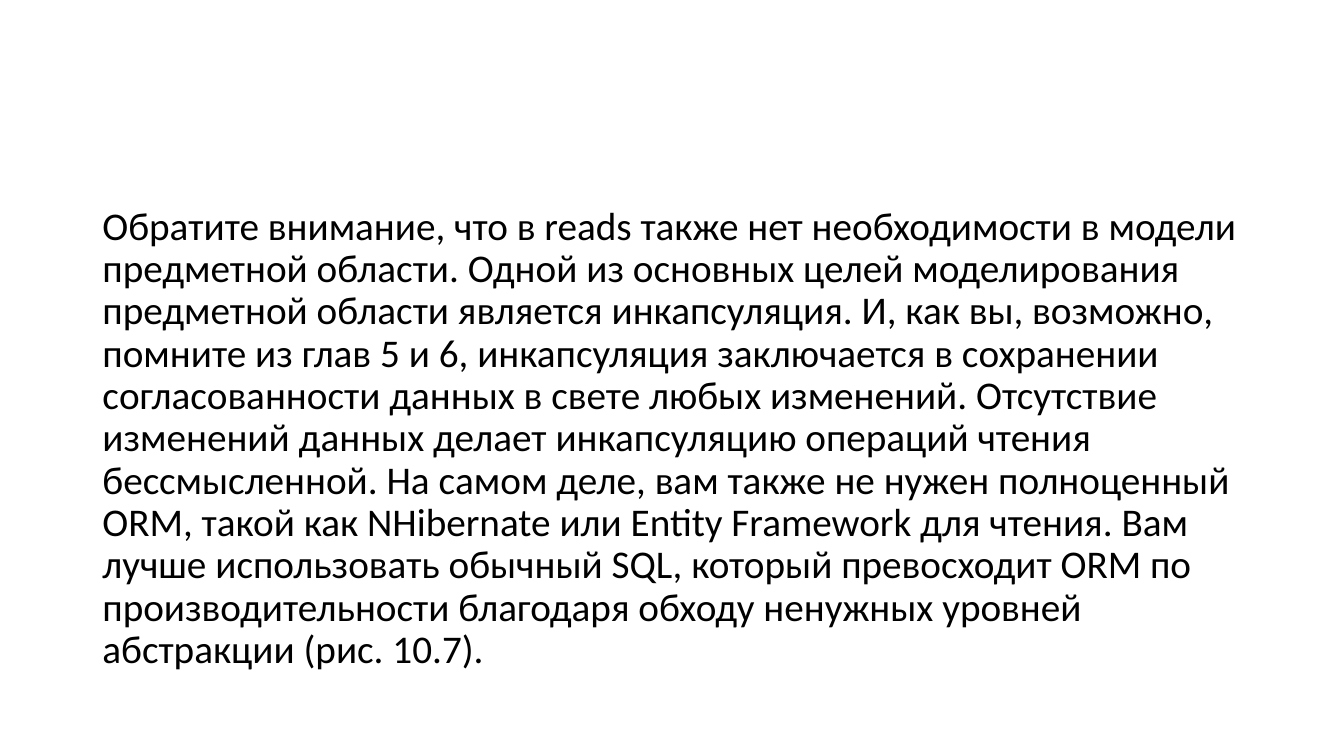
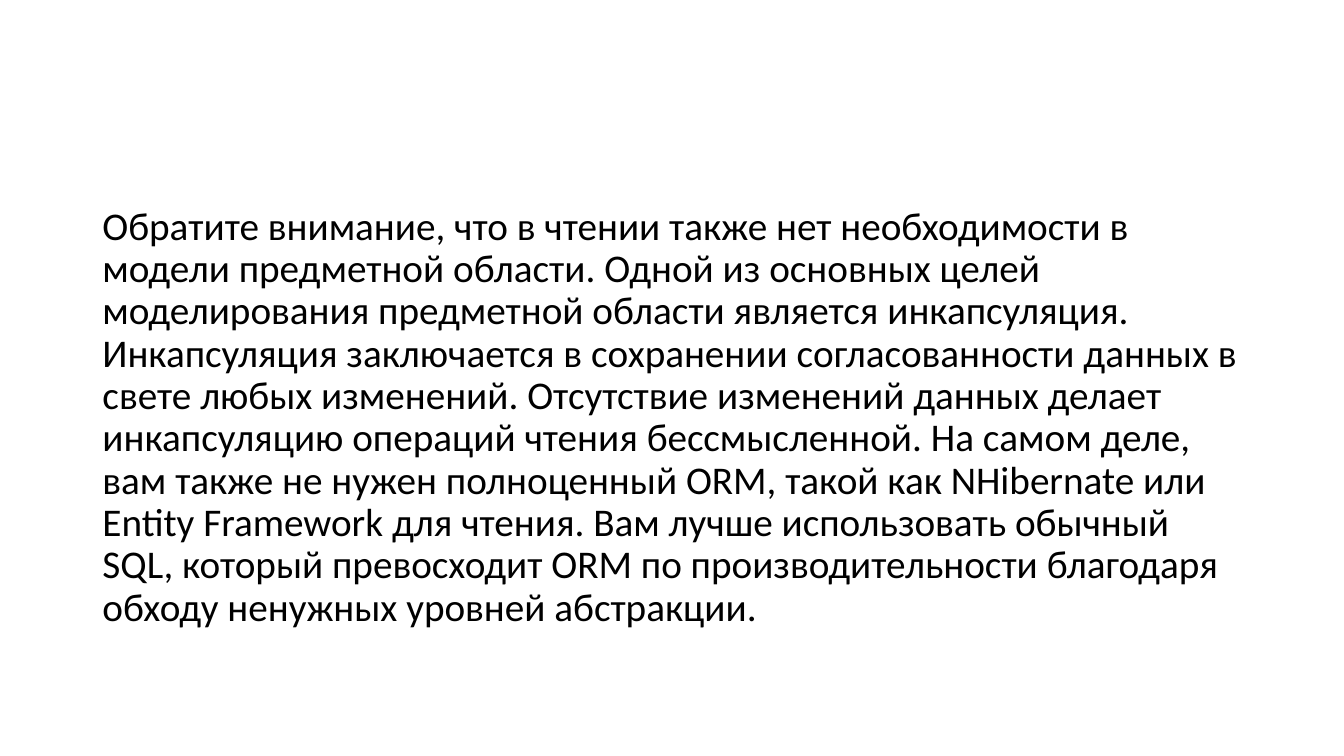
Before and after one commit to Sa1Gur/DbTest.Containers, a slide deck: slide 36 of DbaseTesting.pptx (slide 37 before the commit). Drawn at 1344x756 pixels with LibreOffice and Linux fonts; fonts in the diff are those of the drawing. Boxes give left, top, right and bottom in pixels: in the first picture for what was removed or moved away, otherwise in the second. Text is boxed around its words. In the diff, an @@ line names an element or a change of style, - is before the commit and + after.

Commit message:
cleanup text

```diff
--- a/DbaseTesting.pptx
+++ b/DbaseTesting.pptx
@@ text at (x1=102, y1=213, x2=1237, y2=628): text changed @@
-Обратите внимание, что в reads также нет необходимости в модели предметной области. Одной из основных целей моделирования предметной области является инкапсуляция. И, как вы, возможно, помните из глав 5 и 6, инкапсуляция заключается в сохранении согласованности данных в свете любых изменений. Отсутствие изменений данных делает инкапсуляцию операций чтения бессмысленной. На самом деле, вам также не нужен полноценный ORM, такой как NHibernate или Entity Framework для чтения. Вам лучше использовать обычный SQL, который превосходит ORM по производительности благодаря обходу ненужных уровней абстракции (рис. 10.7).
+Обратите внимание, что в чтении также нет необходимости в модели предметной области. Одной из основных целей моделирования предметной области является инкапсуляция. Инкапсуляция заключается в сохранении согласованности данных в свете любых изменений. Отсутствие изменений данных делает инкапсуляцию операций чтения бессмысленной. На самом деле, вам также не нужен полноценный ORM, такой как NHibernate или Entity Framework для чтения. Вам лучше использовать обычный SQL, который превосходит ORM по производительности благодаря обходу ненужных уровней абстракции.
```
Also in this commit, not shown: 20 other slides changed, 3 slides added, 4 slides removed.
